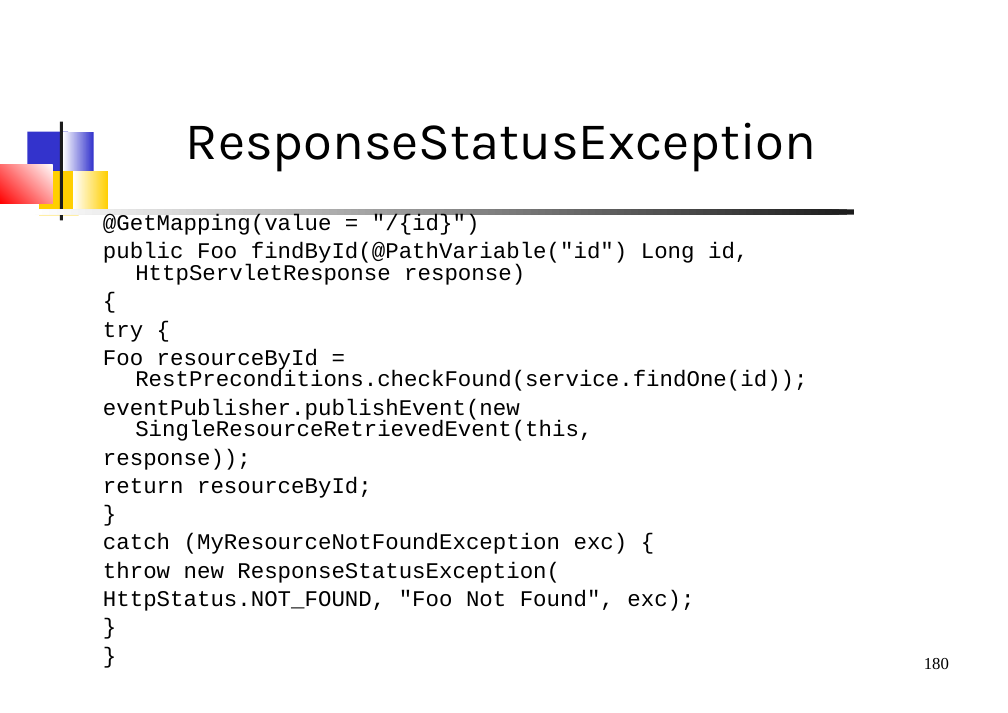
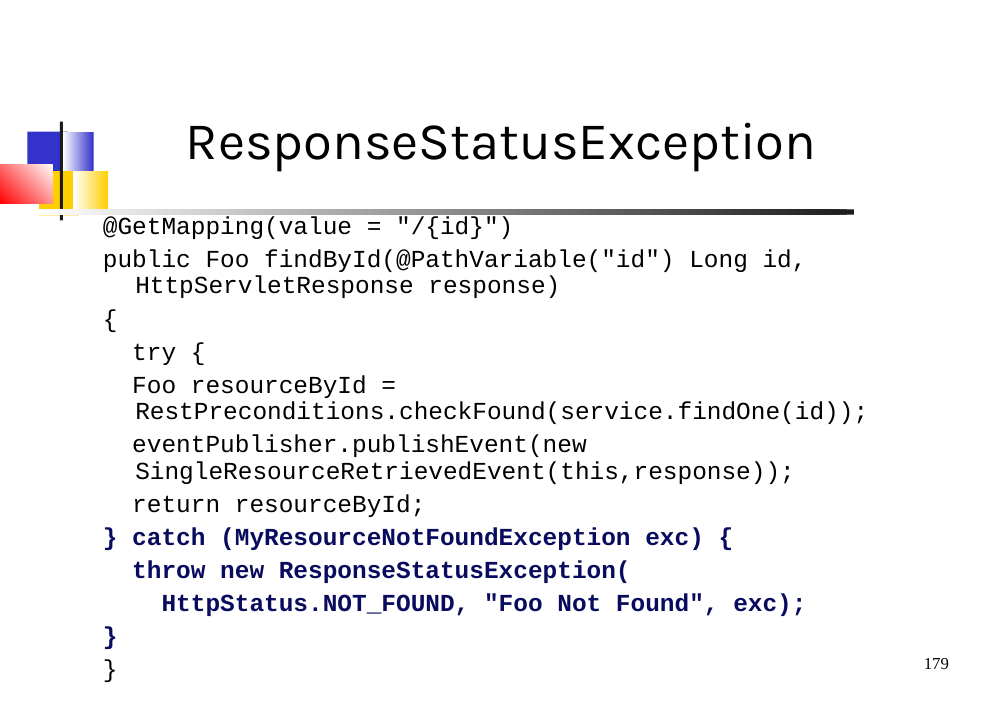
Before and after one commit to dthibau/springessentials-light, a slide deck: slide 179 of SpringEssentials.odp (slide 180 before the commit). Drawn at 1008x713 pixels with LibreOffice and Linux fonts; fonts in the diff are those of the drawing. Boxes give left, top, right and bottom in pixels: in the first picture for what was removed or moved away, otherwise in the second. Text is boxed around its words. In the diff, an @@ line names an element or a change of style, - is before the commit and + after.

```diff
--- a/SpringEssentials.odp
+++ b/SpringEssentials.odp
@@ text at <box>103,216,868,616</box>: size 18.7 to 20.4 pt in "@GetMapping(value = "/{id}")", "public Foo findById(@PathVariable("id") Long id, HttpServlet ...", "{", "try {" and 6 more places; text colour #000000 to #090B5E, bold on in "throw new ResponseStatusException(", "HttpStatus.NOT_FOUND, "Foo Not Found", exc);", "}"; line spacing 0.8 to 0.9 @@
@@ text at <box>132,434,795,484</box>: text changed; size 18.7 to 20.4 pt @@
-eventPublisher.publishEvent(new SingleResourceRetrievedEvent(this,
-response));
+eventPublisher.publishEvent(new SingleResourceRetrievedEvent(this,response));
@@ text at <box>132,527,704,550</box>: text changed; size 18.7 to 20.4 pt; text colour #000000 to #090B5E; bold on @@
-}
-catch (MyResourceNotFoundException exc) {
+} catch (MyResourceNotFoundException exc) {
@@ page number at <box>924,658,949,669</box>: text changed @@
-180
+179
```
Also in this commit, not shown: 43 other slides changed, 2 slides added, 1 slide removed, 1 other file.
